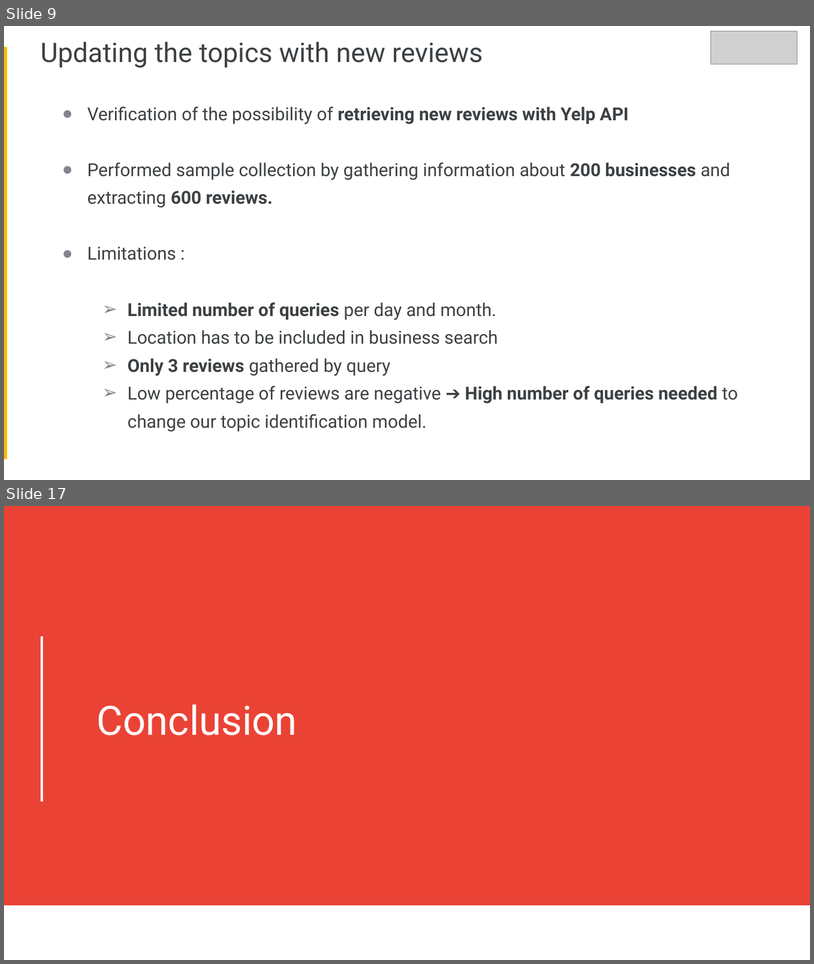
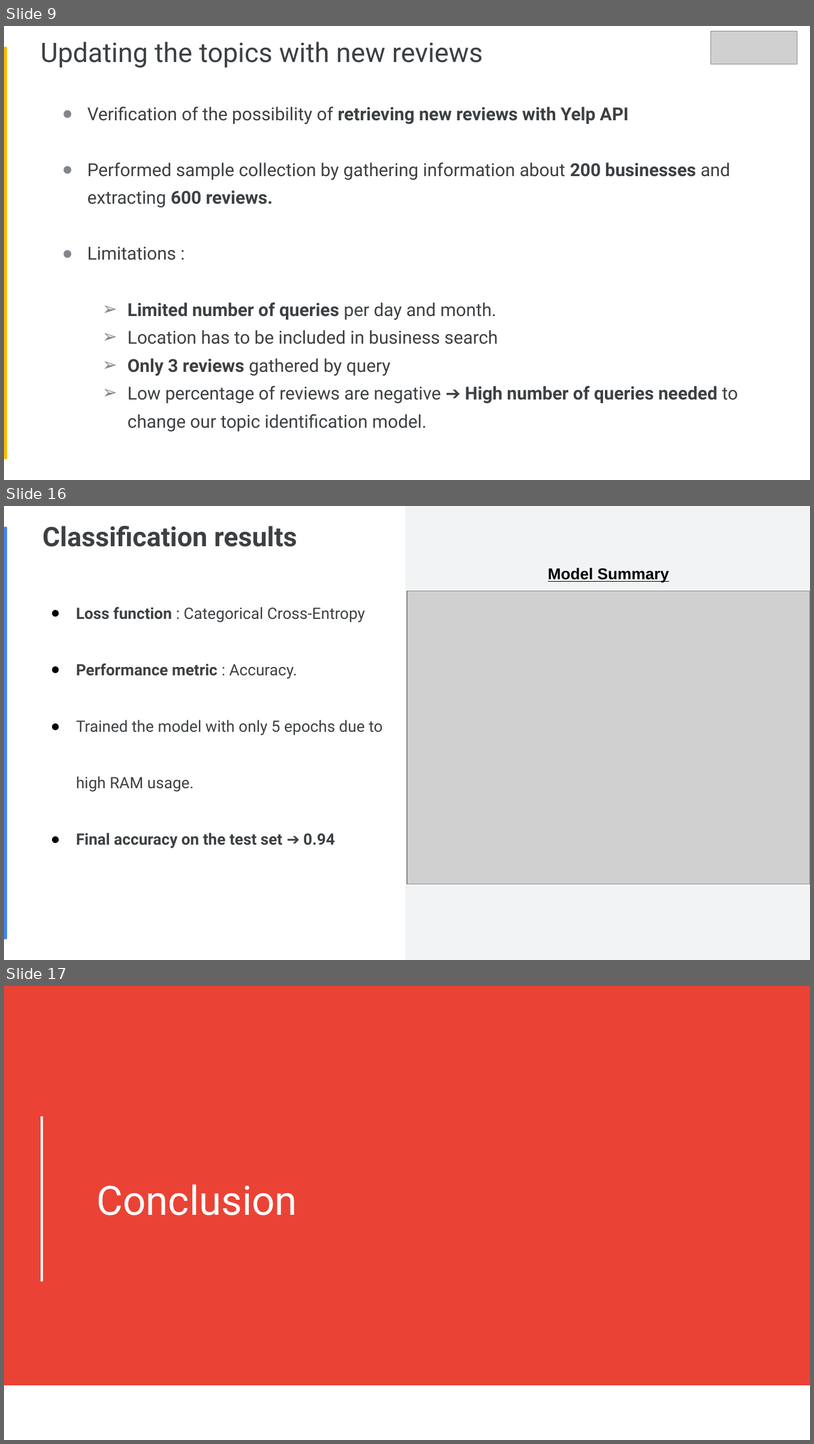
Before and after one commit to Faskill/Yelp-Reviews-Topic-Identification-and-Image-Classification, a slide deck: P6_03_Presentation.pptx. Shown one above the other, each under a label of ours: slides 9 and 17 before the commit, slides 9, 16 and 17 after it; the slides between them are not shown. The pictures are 814x964 and 814x1444 pixels, drawn with LibreOffice and Linux fonts; fonts in the diff are those of the drawing; grey boxes stand for pictures. Boxes give left, top, right and bottom in pixels: in the first picture for what was removed or moved away, otherwise in the second. Text is boxed around its words. In the diff, an @@ line names an element or a change of style, - is before the commit and + after.

```diff
--- a/P6_03_Presentation.pptx
+++ b/P6_03_Presentation.pptx
@@ slide 16 added at [4,506,810,960], background #FFFFFF @@
@@ rectangle added at [405,506,810,959], fill #F1F3F4 @@
@@ rectangle added at [4,527,7,939], fill #4285F4 @@
@@ title added at [42,526,297,547], 24 pt, text #3C4043, bold @@
+Classification results
@@ text added at [548,568,669,583], 14 pt, text #000000, bold, underline @@
+Model Summary
@@ picture added at [407,591,810,883] @@
@@ text added at [76,607,383,848], 14 pt, text #3C4043 @@
+● Loss function : Categorical Cross-Entropy
+● Performance metric : Accuracy.
+● Trained the model with only 5 epochs due to high RAM usage.
+● Final accuracy on the test set ➔ 0.94
```
Also in this commit, not shown: 6 slides changed, 5 other slides added, 6 slides removed.
